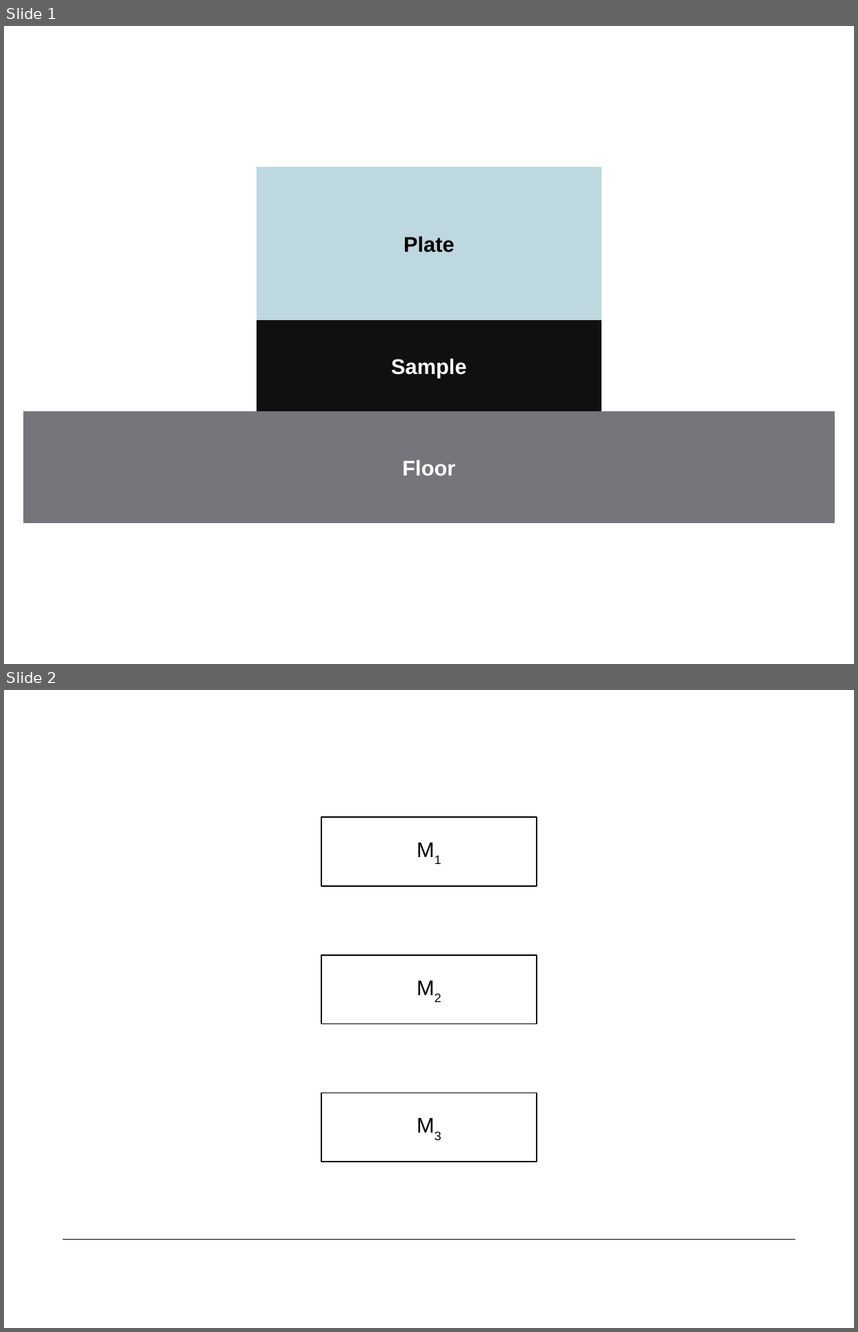
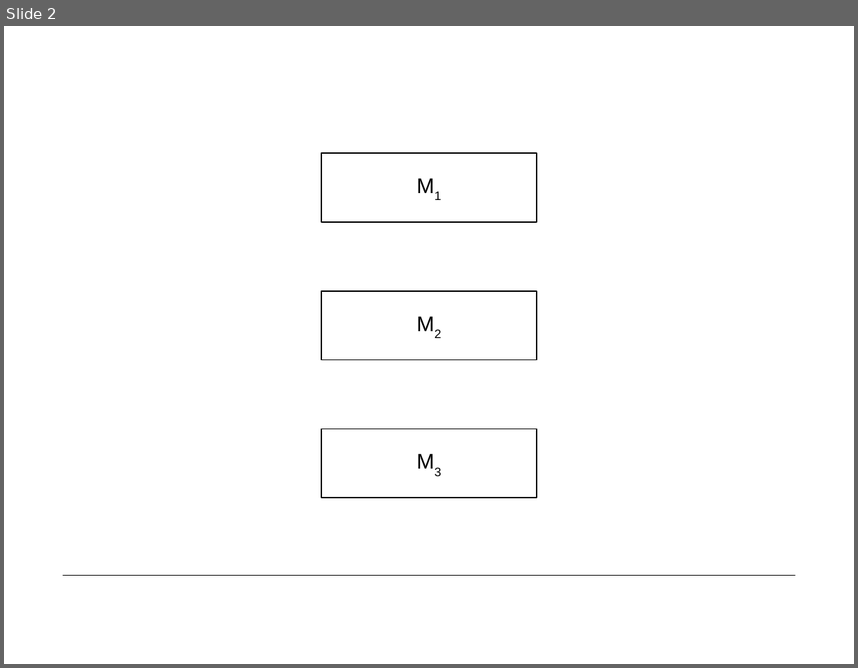
Before and after one commit to oucxlw/Martello-Strumentato, a slide deck: Latex/Figure.odp. Shown one above the other, each under a label of ours: slides 1 and 2 before the commit, slide 2 after it. The pictures are 858x1332 and 858x668 pixels, drawn with LibreOffice and Linux fonts; fonts in the diff are those of the drawing. Boxes give left, top, right and bottom in pixels: in the first picture for what was removed or moved away, otherwise in the second. Text is boxed around its words. In the diff, an @@ line names an element or a change of style, - is before the commit and + after.

```diff
--- a/Latex/Figure.odp
+++ b/Latex/Figure.odp
@@ slide 1 removed at bbox=[4, 26, 854, 664], background #FFFFFF @@
@@ rectangle removed at bbox=[257, 167, 601, 320] @@
-Plate
@@ rectangle removed at bbox=[257, 320, 601, 411] @@
-Sample
@@ rectangle removed at bbox=[23, 411, 835, 522] @@
-Floor
```
Also in this commit, not shown: 1 slide added, 9 other files.
